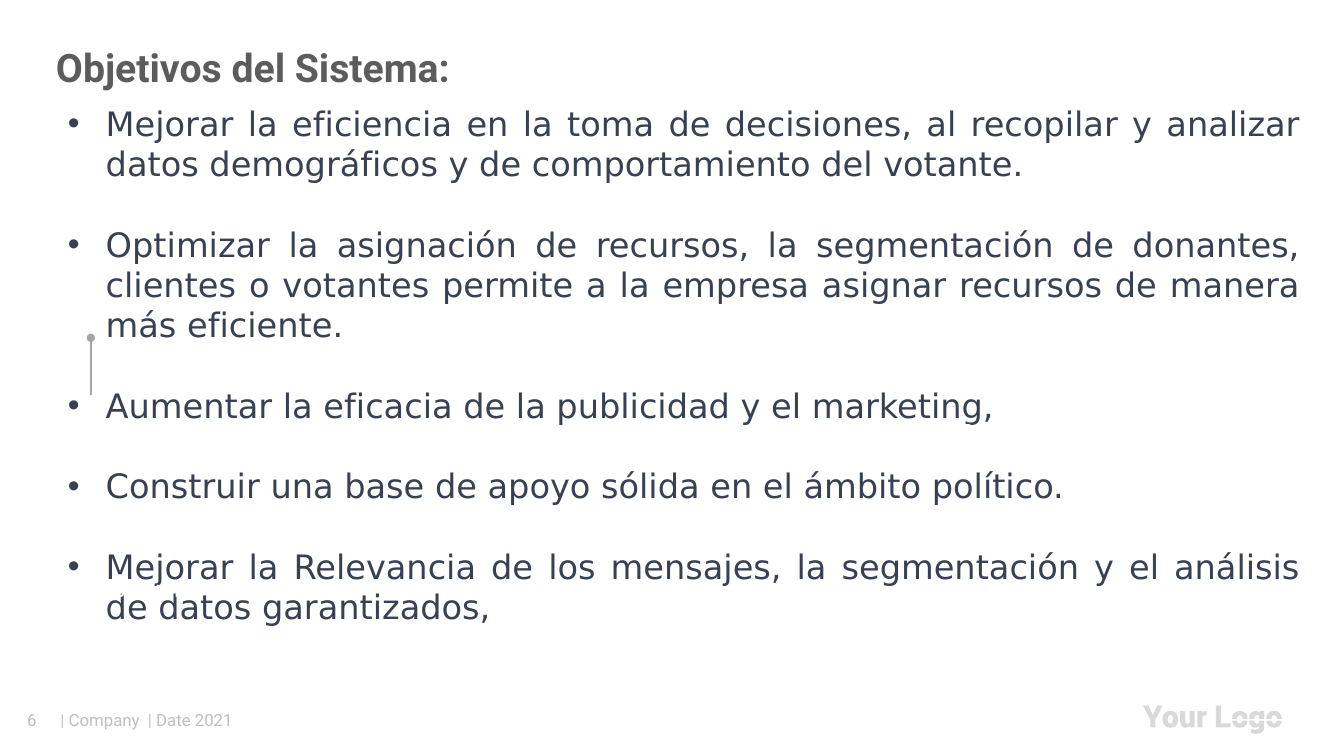
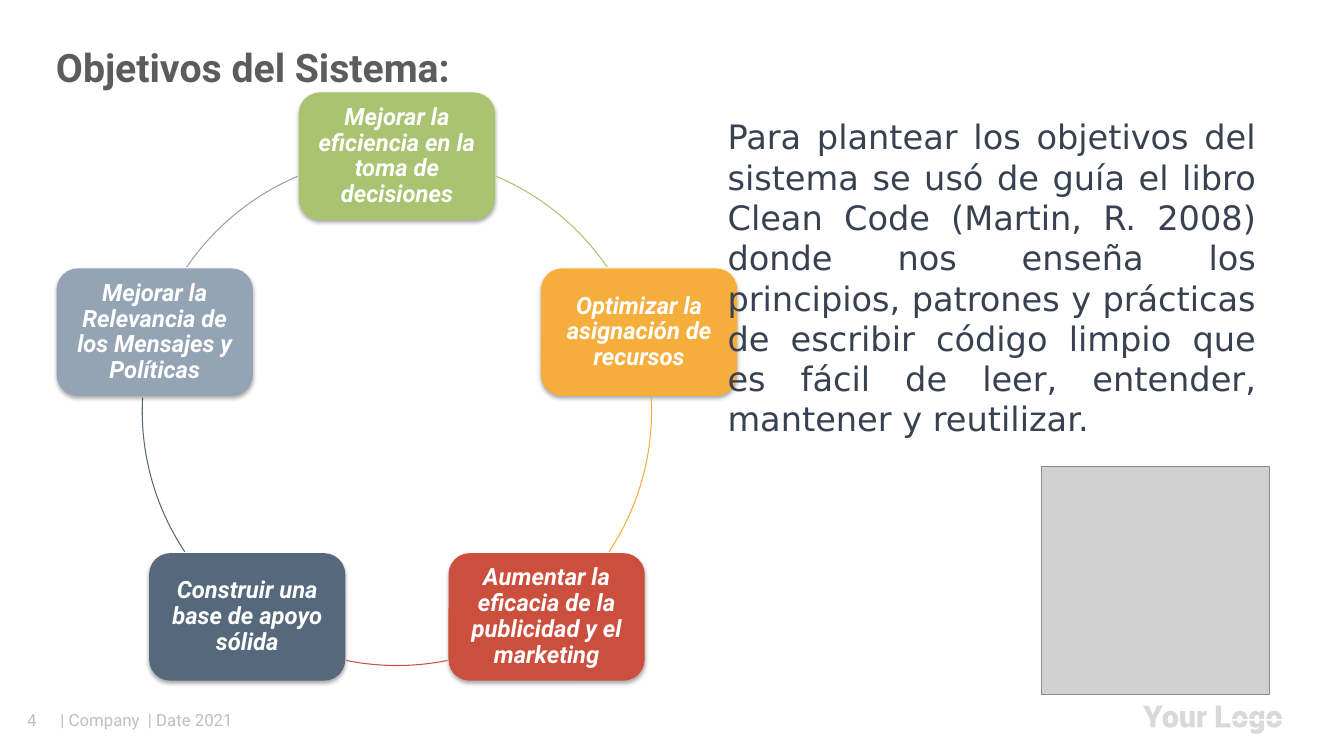
Before and after one commit to efrainrodriguez5/upc2023, a slide deck: slide 4 of Power Point/Trabajo Final - Fundamentos de Programación v2.pptx (slide 6 before the commit). Drawn at 1344x756 pixels with LibreOffice and Linux fonts; fonts in the diff are those of the drawing; grey boxes stand for pictures. Boxes give left, top, right and bottom in pixels: in the first picture for what was removed or moved away, otherwise in the second. Text is boxed around its words. In the diff, an @@ line names an element or a change of style, - is before the commit and + after.

```diff
--- a/Power Point/Trabajo Final - Fundamentos de Programación v2.pptx
+++ b/Power Point/Trabajo Final - Fundamentos de Programación v2.pptx
@@ text removed at [106, 110, 1300, 626] @@
-• Mejorar la eficiencia en la toma de decisiones, al recopilar y analizar datos demográficos y de comportamiento del votante.
-• Optimizar la asignación de recursos, la segmentación de donantes, clientes o votantes permite a la empresa asignar recursos de manera más eficiente.
-• Aumentar la eficacia de la publicidad y el marketing,
-• Construir una base de apoyo sólida en el ámbito político.
-• Mejorar la Relevancia de los mensajes, la segmentación y el análisis de datos garantizados,
@@ text added at [728, 123, 1256, 438], 24 pt, text #374151 @@
+Para plantear los objetivos del sistema se usó de guía el libro Clean Code (Martin, R. 2008) donde nos enseña los principios, patrones y prácticas de escribir código limpio que es fácil de leer, entender, mantener y reutilizar.
@@ group added at [56, 93, 738, 682]: 5 rounded rectangles, 5 texts, 5 freeform shapes @@
+Mejorar la eficiencia en la toma de decisiones
+Optimizar la asignación de recursos
+Aumentar la eficacia de la publicidad y el marketing
+Construir una base de apoyo sólida
+Mejorar la Relevancia de los Mensajes y Políticas
@@ arrow removed from (91, 395) to (91, 338) @@
@@ text removed at [538, 421, 592, 425] @@
-Review Inputs
@@ picture added at [1043, 467, 1269, 694] @@
@@ page number at [27, 714, 36, 726]: text changed @@
-6
+4
```
Also in this commit, not shown: 11 other slides changed, 5 slides removed, 1 other file.
